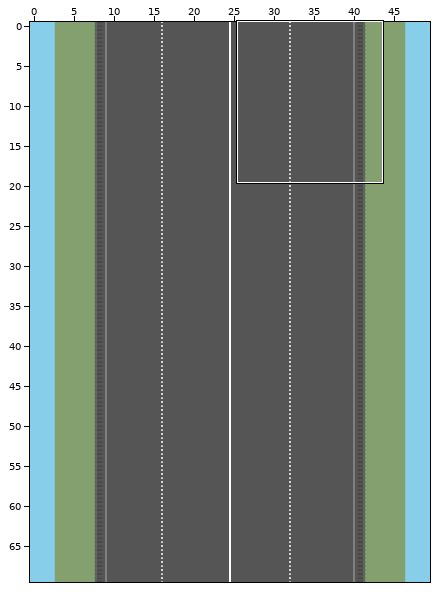
Tiled map -- SAE_DEV/SAE_DEV/Content/mapJour.tmx. Above: a wide view before the commit, with the close-up outlined.
Close-up. First the earlier version:
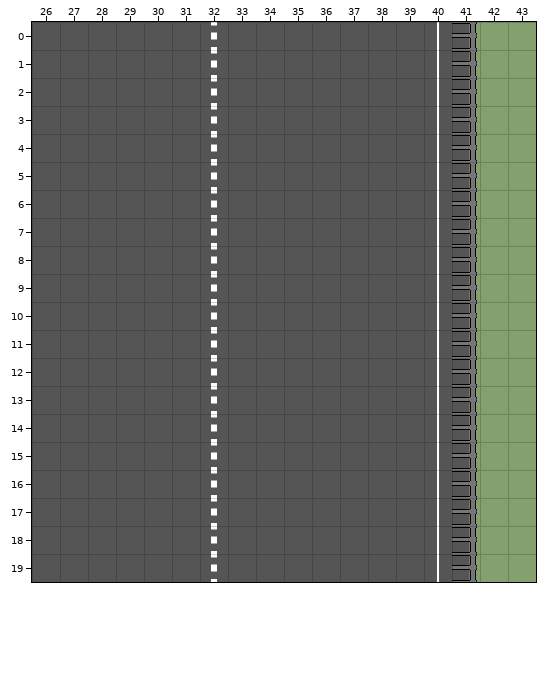
Cells are 32x32 px. Shown: x 26..43, y 0..19. The commit also changed other parts of the map, which this record leaves out.
After:
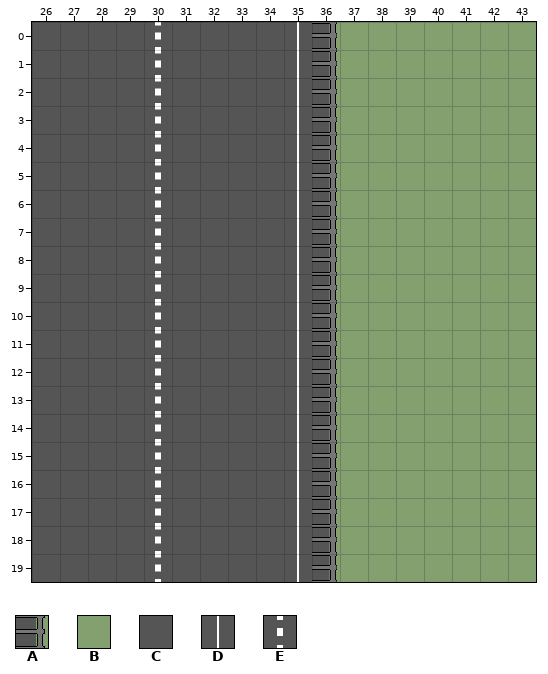
Key: from "Barrieres": A 1; from "Decor": B 3; from "Route": C 0, D 3, E 4.
_ is an empty cell.
Difference:
Layer "Calque de Tuiles 1":
Tile A replaces tile C in rows 0 to 19 at x 36.
Tile B replaces tile A in rows 0 to 19 at x 41.
Tile B replaces tile C in rows 0 to 19 at x 37 to 39.
Tile B replaces tile D in rows 0 to 19 at x 40.
Tile C replaces tile E in rows 0 to 19 at x 32.
Tile D replaces tile C in rows 0 to 19 at x 35.
Tile E replaces tile C in rows 0 to 19 at x 30.
Where, in picture pixels (left, top, right, bottom), the same in both close-ups:
changed: (155, 22, 161, 582)
changed: (211, 22, 217, 582)
changed: (297, 22, 477, 582)
